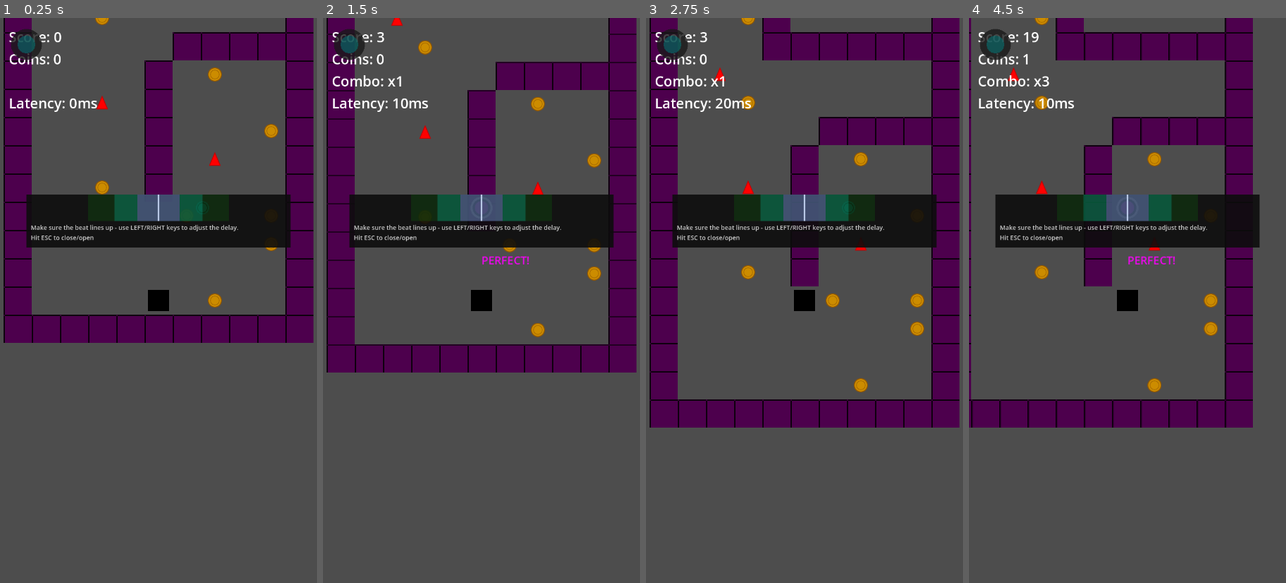
Above: before the commit, frames 1-4 (left to right).
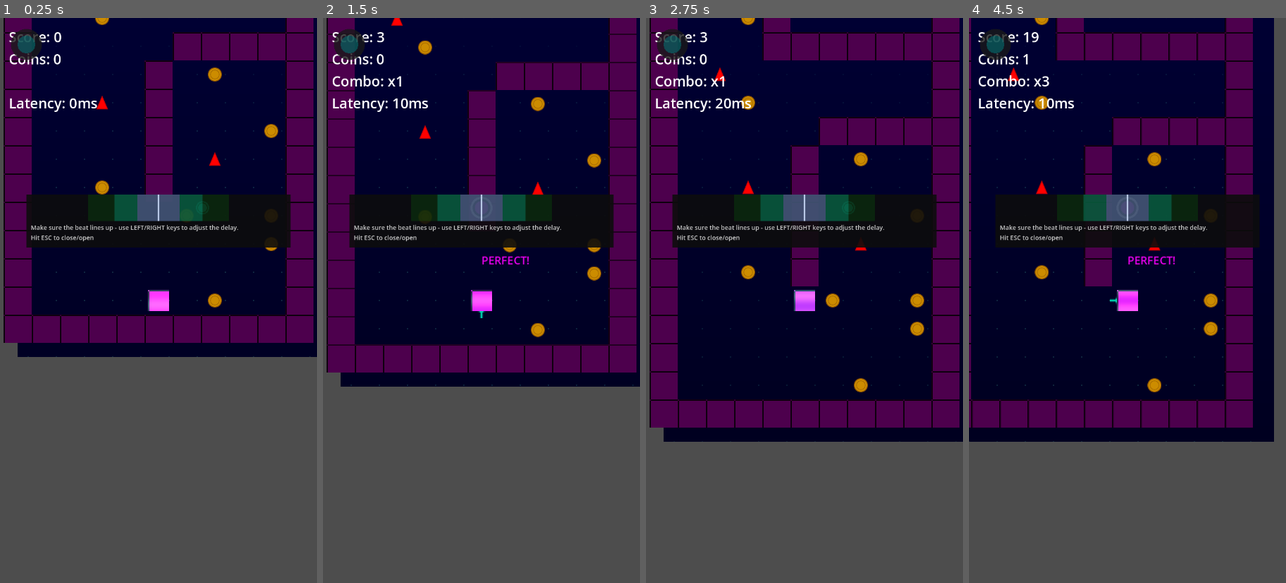
Above: after the commit, the same moments.

Repository: rubiconRiver/tomb-of-the-mask-clone
Game: Godot game, scene res://scenes/main.tscn
Same seed, same stepped clock (60 frames per second), same inputs: the game is played once before the commit and once after it.
Inputs (mouse positions are in pixels of both pictures, inside the frame that each line leads up to):
- Up to frame 1 (0.25 s): no input
- Up to frame 2 (1.5 s): tap Enter at 0.5 s; move the mouse to (551, 272) at 0.52 s; hold Right (ui_right) 0.53-1.25 s; click (551, 272) at 0.67 s; drag from (418, 328) to (538, 74) at 1.27 s
- Up to frame 3 (2.75 s): move the mouse to (836, 176) at 2.02 s; hold Right (ui_right) from 2.03 s (still down)
- Up to frame 4 (4.5 s): release Right (ui_right) at 2.75 s; drag from (1111, 413) to (1070, 102) at 2.77 s; move the mouse to (1222, 385) at 3.52 s; hold Left (ui_left) 3.53-4.25 s; drag from (1032, 215) to (1184, 159) at 4.27 s

The runs differ from the first frame. In frame 1, 33% of the frame differs, in the area x 5-100%, y 0-60%; in frame 2, 37%; in frame 3, 43%; in frame 4, 47%, in the area x 0-97%, y 0-75%.

Commit message:
make it look nice

Diff:
--- /dev/null
+++ b/assets/theme/default_theme.tres
@@ -0,0 +1,3 @@
+[gd_resource type="Theme" format=3]
+
+[resource]
--- a/scenes/main.tscn
+++ b/scenes/main.tscn
@@ -1,12 +1,30 @@
-[gd_scene load_steps=3 format=3 uid="uid://b1234main"]
+[gd_scene load_steps=5 format=3 uid="uid://b1234main"]
 
 [ext_resource type="Script" uid="uid://bgrotu67ctm31" path="res://scripts/GameManager.gd" id="1"]
+[ext_resource type="Shader" uid="uid://e3a5tu38jqvg" path="res://shaders/techno_background.gdshader" id="2_techno_bg"]
+
+[sub_resource type="ShaderMaterial" id="ShaderMaterial_1"]
+shader = ExtResource("2_techno_bg")
+shader_parameter/grid_size = 64.0
+shader_parameter/line_thickness = 1.0
+shader_parameter/grid_color = Color(0, 0.5, 0.5, 0.3)
+shader_parameter/bg_color = Color(0, 0, 0.1, 1)
+shader_parameter/pulse_strength = 0.3
+shader_parameter/wave_speed = 1.0
+shader_parameter/wave_amplitude = 5.0
 
 [sub_resource type="LabelSettings" id="1"]
 font_size = 32
 
 [node name="Main" type="Node2D"]
 script = ExtResource("1")
+
+[node name="Background" type="ColorRect" parent="."]
+z_index = -10
+material = SubResource("ShaderMaterial_1")
+offset_right = 720.0
+offset_bottom = 1280.0
+color = Color(0, 0, 0.1, 1)
 
 [node name="UILayer" type="CanvasLayer" parent="."]
 
--- a/scripts/GameManager.gd
+++ b/scripts/GameManager.gd
@@ -7,6 +7,7 @@
 var style_score_manager_script = preload("res://scripts/ui/StyleScoreManager.gd")
 var timing_feedback_script = preload("res://scripts/ui/TimingFeedback.gd")
 var beat_timeline_script = preload("res://scripts/ui/BeatTimeline.gd")
+var beat_visualizer_script = preload("res://scripts/visual/BeatVisualizer.gd")
 
 var player: Player
 var level_generator: LevelGenerator
@@ -15,6 +16,7 @@
 var beat_indicator: Control
 var beat_timeline: BeatTimeline
 var style_score_manager: StyleScoreManager
+var beat_visualizer: BeatVisualizer
 
 var score = 0
 var coins = 0
@@ -49,6 +51,7 @@
 	setup_beat_indicator()
 	setup_beat_timeline()
 	setup_beat_audio()
+	setup_beat_visualizer()
 	start_game()
 
 func setup_camera():
@@ -82,6 +85,11 @@
 	audio_generator.buffer_length = 0.5  # Buffer for continuous playback
 
 	beat_audio.stream = audio_generator
+
+func setup_beat_visualizer():
+	beat_visualizer = beat_visualizer_script.new()
+	add_child(beat_visualizer)
+	beat_occurred.connect(beat_visualizer.trigger_beat)
 
 func _process(delta):
 	if camera and player:
@@ -157,11 +165,24 @@
 	player.collected_coin.connect(_on_coin_collected)
 	player.moved.connect(_on_player_moved)
 
+	# Apply techno shader to player
+	if beat_visualizer:
+		var sprite = player.get_node("Sprite2D")
+		if sprite:
+			sprite.material = beat_visualizer.get_material_for_type("player")
+
 	if camera:
 		camera.position = player.position
 
 func _on_beat():
 	emit_signal("beat_occurred")
+
+	# Pulse the background
+	var background = get_node_or_null("Background")
+	if background and background.material:
+		var tween = get_tree().create_tween()
+		tween.tween_property(background.material, "shader_parameter/pulse_strength", 0.6, 0.1)
+		tween.tween_property(background.material, "shader_parameter/pulse_strength", 0.3, 0.3)
 
 func play_beat_sound():
 	if not beat_audio or not beat_audio.stream:
--- a/scripts/levels/LevelGenerator.gd
+++ b/scripts/levels/LevelGenerator.gd
@@ -89,6 +89,12 @@
 	for child in get_children():
 		child.queue_free()
 
+	# Get beat visualizer from GameManager
+	var game_manager = get_parent()
+	var beat_visualizer = null
+	if game_manager and game_manager.has_method("get_node"):
+		beat_visualizer = game_manager.get_node_or_null("BeatVisualizer")
+
 	for y in range(LEVEL_HEIGHT):
 		for x in range(LEVEL_WIDTH):
 			var world_pos = Vector2(x * GRID_SIZE, y * GRID_SIZE)
@@ -98,14 +104,26 @@
 					var wall = wall_scene.instantiate()
 					wall.position = world_pos
 					add_child(wall)
+					if beat_visualizer:
+						var sprite = wall.get_node_or_null("Sprite2D")
+						if sprite:
+							sprite.material = beat_visualizer.get_material_for_type("wall")
 				CellType.SPIKE:
 					var spike = spike_scene.instantiate()
 					spike.position = world_pos
 					add_child(spike)
+					if beat_visualizer:
+						var sprite = spike.get_node_or_null("Sprite2D")
+						if sprite:
+							sprite.material = beat_visualizer.get_material_for_type("spike")
 				CellType.COIN:
 					var coin = coin_scene.instantiate()
 					coin.position = world_pos
 					add_child(coin)
+					if beat_visualizer:
+						var sprite = coin.get_node_or_null("Sprite2D")
+						if sprite:
+							sprite.material = beat_visualizer.get_material_for_type("coin")
 
 func get_player_spawn_position() -> Vector2:
 	for y in range(LEVEL_HEIGHT):
--- a/scripts/player/Player.gd
+++ b/scripts/player/Player.gd
@@ -8,6 +8,7 @@
 var move_direction = Vector2.ZERO
 var target_position = Vector2.ZERO
 var grid_position = Vector2i.ZERO
+var trail_effect: TrailEffect
 
 @onready var area = $Area2D
 
@@ -20,10 +21,20 @@
 	if area:
 		area.area_entered.connect(_on_area_entered)
 
+	# Add trail effect
+	var trail_script = preload("res://scripts/visual/TrailEffect.gd")
+	trail_effect = trail_script.new()
+	add_child(trail_effect)
+	trail_effect.set_trail_color(Color(0.0, 1.0, 0.8, 0.8))  # Cyan trail
+
 func _physics_process(delta):
 	if is_moving:
 		velocity = move_direction * MOVE_SPEED
 		move_and_slide()
+
+		# Add trail points while moving
+		if trail_effect:
+			trail_effect.add_point(global_position)
 
 		if position.distance_to(target_position) <= 5.0:
 			position = target_position
--- a/scripts/visual/BeatVisualizer.gd
+++ b/scripts/visual/BeatVisualizer.gd
@@ -1,5 +1,5 @@
+class_name BeatVisualizer
 extends Node
-class_name BeatVisualizer
 
 signal beat_pulse()
 
--- /dev/null
+++ b/scripts/visual/TrailEffect.gd
@@ -0,0 +1,71 @@
+class_name TrailEffect
+extends Node2D
+
+var trail_points = []
+var max_points = 10
+var point_lifetime = 0.5
+var trail_color = Color(0.0, 1.0, 0.8, 0.8)
+var trail_width = 20.0
+
+func _ready():
+	set_process(true)
+	z_index = -1  # Draw behind parent
+
+func _process(delta):
+	# Update trail points
+	for i in range(trail_points.size() - 1, -1, -1):
+		trail_points[i].lifetime -= delta
+		if trail_points[i].lifetime <= 0:
+			trail_points.remove_at(i)
+
+	queue_redraw()
+
+func add_point(pos: Vector2):
+	trail_points.append({
+		"position": pos,
+		"lifetime": point_lifetime
+	})
+
+	# Limit trail length
+	if trail_points.size() > max_points:
+		trail_points.pop_front()
+
+func _draw():
+	if trail_points.size() < 2:
+		return
+
+	for i in range(trail_points.size() - 1):
+		var start_point = trail_points[i]
+		var end_point = trail_points[i + 1]
+
+		# Calculate alpha based on lifetime
+		var alpha1 = start_point.lifetime / point_lifetime
+		var alpha2 = end_point.lifetime / point_lifetime
+
+		# Calculate width based on position in trail
+		var width1 = trail_width * (float(i) / float(trail_points.size()))
+		var width2 = trail_width * (float(i + 1) / float(trail_points.size()))
+
+		# Draw line segment with gradient
+		var color1 = Color(trail_color.r, trail_color.g, trail_color.b, trail_color.a * alpha1)
+		var color2 = Color(trail_color.r, trail_color.g, trail_color.b, trail_color.a * alpha2)
+
+		# Convert to local coordinates
+		var local_start = to_local(start_point.position)
+		var local_end = to_local(end_point.position)
+
+		draw_line(local_start, local_end, color1, width1)
+
+		# Add glow effect
+		for j in range(3):
+			var glow_width = width1 * (1.5 + j * 0.5)
+			var glow_alpha = alpha1 * 0.2 / (j + 1)
+			var glow_color = Color(trail_color.r, trail_color.g, trail_color.b, glow_alpha)
+			draw_line(local_start, local_end, glow_color, glow_width)
+
+func set_trail_color(color: Color):
+	trail_color = color
+
+func clear_trail():
+	trail_points.clear()
+	queue_redraw()
--- /dev/null
+++ b/shaders/techno_background.gdshader
@@ -0,0 +1,41 @@
+shader_type canvas_item;
+
+uniform float grid_size : hint_range(10.0, 100.0) = 64.0;
+uniform float line_thickness : hint_range(0.5, 5.0) = 1.0;
+uniform vec4 grid_color : source_color = vec4(0.0, 0.5, 0.5, 0.3);
+uniform vec4 bg_color : source_color = vec4(0.0, 0.0, 0.1, 1.0);
+uniform float pulse_strength : hint_range(0.0, 1.0) = 0.3;
+uniform float wave_speed : hint_range(0.0, 5.0) = 1.0;
+uniform float wave_amplitude : hint_range(0.0, 20.0) = 5.0;
+
+void fragment() {
+    vec2 uv = FRAGCOORD.xy;
+
+    // Create grid lines
+    vec2 grid_uv = mod(uv, grid_size) / grid_size;
+    float grid_x = smoothstep(0.0, line_thickness / grid_size, grid_uv.x) *
+                   smoothstep(0.0, line_thickness / grid_size, 1.0 - grid_uv.x);
+    float grid_y = smoothstep(0.0, line_thickness / grid_size, grid_uv.y) *
+                   smoothstep(0.0, line_thickness / grid_size, 1.0 - grid_uv.y);
+    float grid = 1.0 - max(grid_x, grid_y);
+
+    // Add wave distortion
+    float wave = sin(uv.y * 0.01 + TIME * wave_speed) * wave_amplitude;
+    uv.x += wave;
+
+    // Pulse effect
+    float pulse = 1.0 + pulse_strength * sin(TIME * 2.0);
+
+    // Calculate distance from center for radial effects
+    vec2 center = vec2(360.0, 640.0); // Design resolution center
+    float dist = length(uv - center) / 500.0;
+    float radial_fade = 1.0 - smoothstep(0.5, 1.5, dist);
+
+    // Combine effects
+    vec4 final_color = mix(bg_color, grid_color, grid * pulse * radial_fade);
+
+    // Add subtle gradient
+    final_color.rgb += vec3(0.0, 0.0, 0.1) * (1.0 - uv.y / 1280.0);
+
+    COLOR = final_color;
+}
Not shown, added: scripts/visual/BeatVisualizer.gd.uid
Not shown, added: scripts/visual/TrailEffect.gd.uid
Not shown, added: shaders/techno_background.gdshader.uid
Not shown, added: shaders/techno_pulse.gdshader.uid
